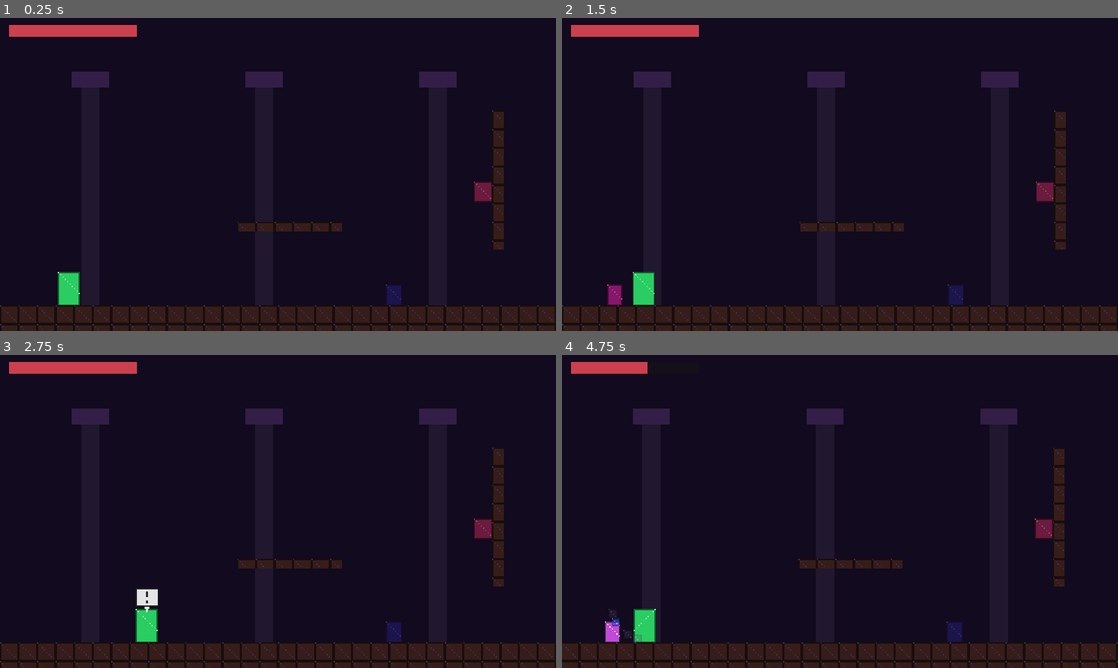
Above: before the commit, frames 1-4 (two rows, left to right).
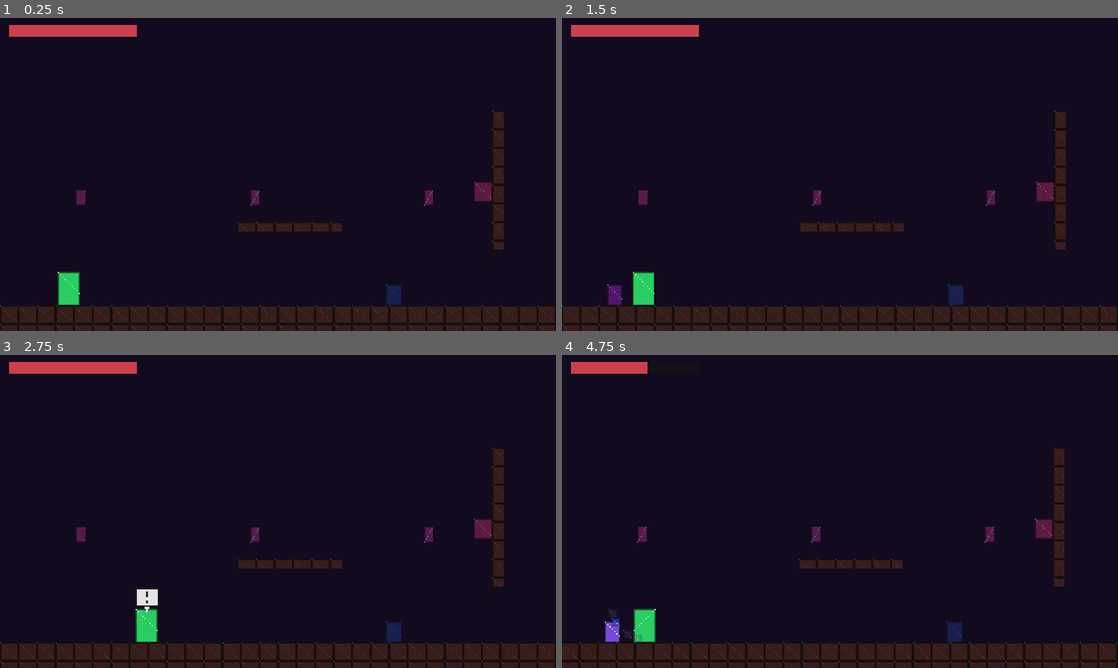
Above: after the commit, the same moments.

Repository: Eruldin/Honor-Meselesi
Game: Godot game, scene res://src/levels/ch3/Ch3.tscn
Two runs of this game, one before a commit and one after it. Both use one fixed random seed, a clock stepped at 60 frames per second and the inputs below. This scene is started directly instead of the project's main scene.
Inputs (mouse positions are in pixels of both pictures, inside the frame that each line leads up to):
- Up to frame 1 (0.25 s): no input
- Up to frame 2 (1.5 s): tap Enter at 0.5 s; move the mouse to (962, 158) at 0.52 s; hold D (move_right) 0.53-1.25 s; tap J (attack) at 0.6 s; click (962, 158) at 0.67 s; tap Space (jump) at 0.77 s; drag from (728, 190) to (639, 293) at 1.27 s
- Up to frame 3 (2.75 s): move the mouse to (333, 442) at 2.02 s; hold D (move_right) from 2.03 s (still down); tap F (focus) at 2.1 s
- Up to frame 4 (4.75 s): release D (move_right) at 2.75 s; drag from (812, 574) to (723, 630) at 2.77 s; tap Space (jump) at 3.5, 3.77 s; move the mouse to (1006, 558) at 3.52 s; hold A (move_left) 3.53-4.25 s; tap Q (form_prev) at 3.6 s; drag from (673, 464) to (650, 646) at 4.27 s

The runs differ from the first frame. In frame 1, 1.2% of the frame differs, in the area x 12-83%, y 17-60%; in frame 2, 1.4%; in frame 3, 1.2%; in frame 4, 1.4%, in the area x 7-82%, y 17-92%.

Commit message:
ch3: placeholder ColorRect sutunlar -> gercek deco_pillar sprite'lari
Co-Authored-By: Devin AI <158243242+devin-ai-integration[bot]@users.noreply.github.com>

Diff:
--- a/src/levels/ch3/ch3.gd
+++ b/src/levels/ch3/ch3.gd
@@ -69,18 +69,20 @@
 		moon.modulate = Color(0.9, 0.8, 1.0, 0.9)
 		add_child(moon)
 
-	# Sutunlar + gotik pencere siluetleri
+	# Sutunlar — gokyuzunden sarkan gotik harabe kolonlari (kelimesiz
+	# anlatim: vampir diyarinin bozulmus mimarisi). Placeholder dikdortgen
+	# yerine gercek pillar asset'i, basligini asagi veren flip'li.
 	for i in 10:
-		var pillar := ColorRect.new()
-		pillar.color = Color(0.13, 0.09, 0.18)
-		pillar.position = Vector2(70.0 + i * 150.0, 60)
-		pillar.size = Vector2(16, 190)
+		var tex_id := &"prop/deco_pillar" if i % 2 == 0 else &"prop/deco_pillar2"
+		if not AssetLoader.has_asset(tex_id):
+			tex_id = &"prop/deco_pillar"
+		var pillar := Sprite2D.new()
+		pillar.texture = AssetLoader.texture(tex_id)
+		pillar.scale = Vector2(0.5, 0.9)
+		pillar.flip_v = true
+		pillar.position = Vector2(70.0 + i * 150.0, 60.0 + 95.0)
+		pillar.modulate = Color(0.4, 0.33, 0.55)
 		add_child(pillar)
-		var arch := ColorRect.new()
-		arch.color = Color(0.2, 0.12, 0.28)
-		arch.position = pillar.position + Vector2(-8, -14)
-		arch.size = Vector2(32, 14)
-		add_child(arch)
 
 	_add_ground(Vector2(LEVEL_W / 2, FLOOR_Y + 10), Vector2(LEVEL_W, 24))
 	_add_ground(Vector2(-6, 135), Vector2(12, 270))
